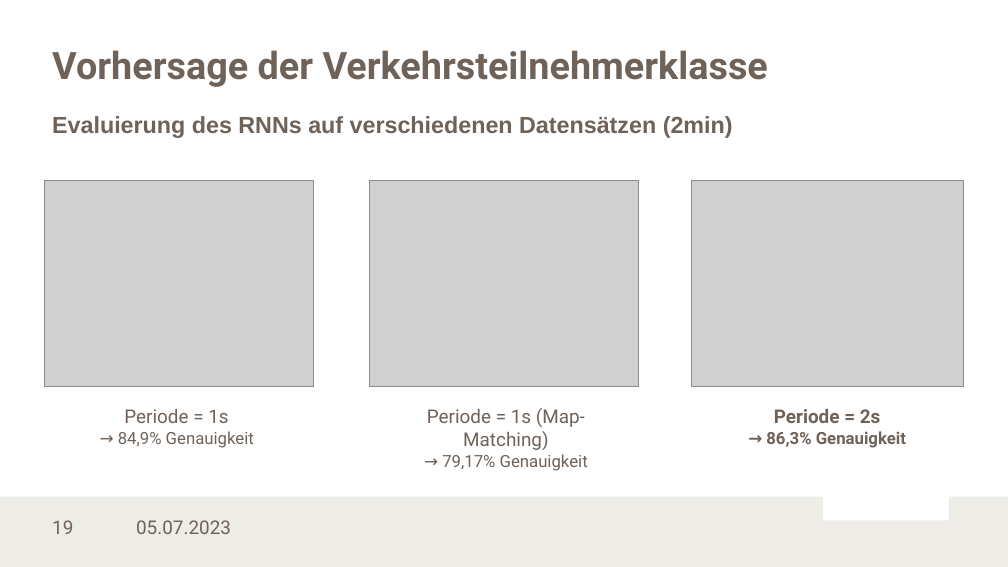
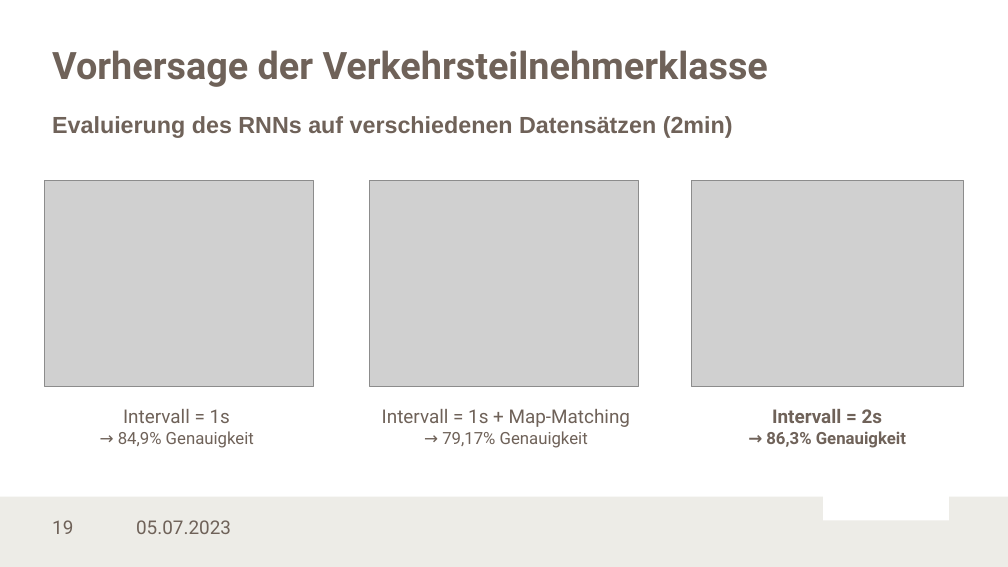
Before and after one commit to LennartKoepper/Bachelor-Thesis, a slide deck: slide 19 of Seminar/Bachelorseminar_02-07-2023.pptx. Drawn at 1008x567 pixels with LibreOffice and Linux fonts; fonts in the diff are those of the drawing; grey boxes stand for pictures; background and template pictures are left out. Boxes give left, top, right and bottom in pixels: in the first picture for what was removed or moved away, otherwise in the second. Text is boxed around its words. In the diff, an @@ line names an element or a change of style, - is before the commit and + after.

```diff
--- a/Seminar/Bachelorseminar_02-07-2023.pptx
+++ b/Seminar/Bachelorseminar_02-07-2023.pptx
@@ text at [123,409,230,423]: text changed @@
-Periode = 1s
+Intervall = 1s
@@ text at [382,409,630,427]: text changed @@
-Periode = 1s (Map-Matching)
+Intervall = 1s + Map-Matching
@@ text at [772,409,883,423]: text changed @@
-Periode = 2s
+Intervall = 2s
```
Also in this commit, not shown: 8 other slides changed.
